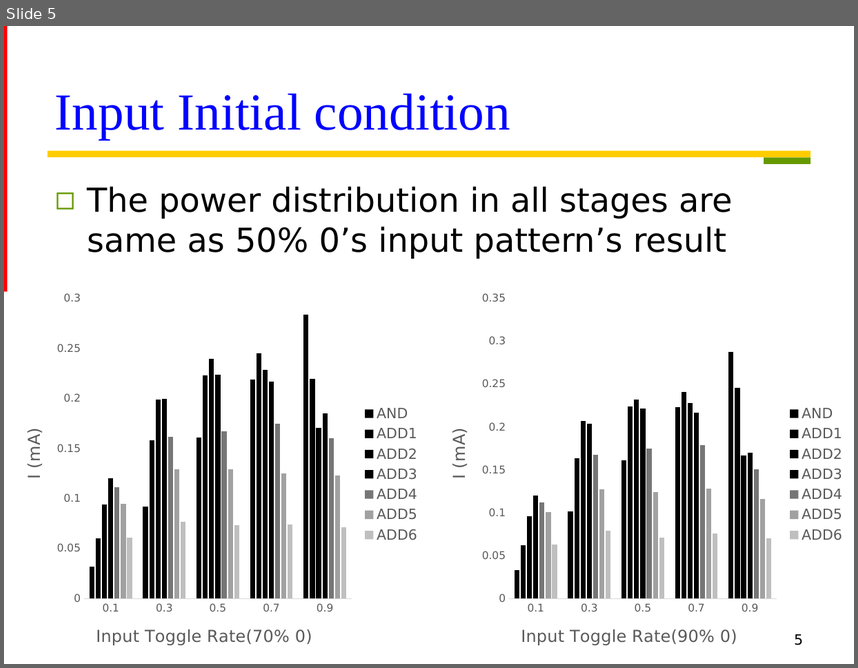
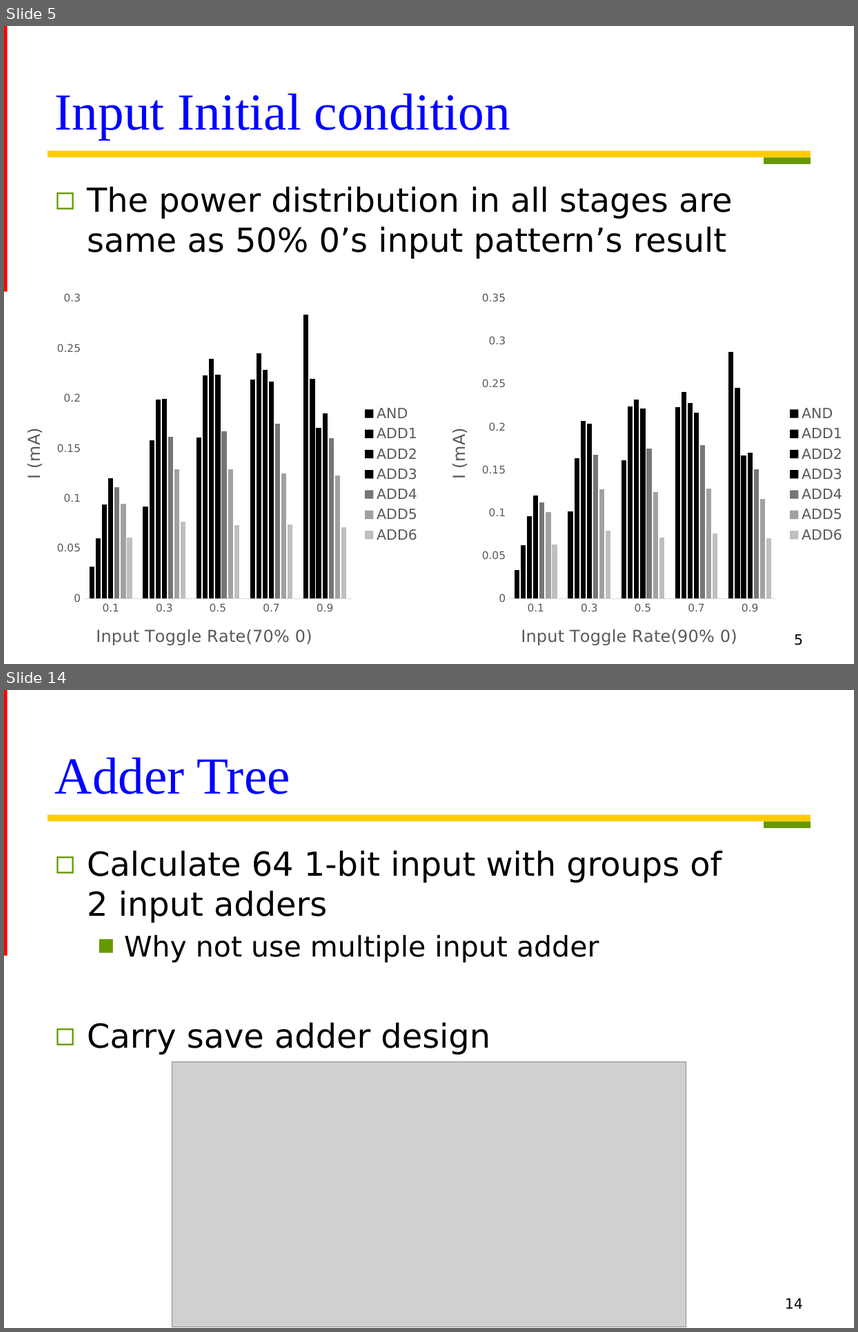
Before and after one commit to Oniontow/TTLiu_Project, a slide deck: tree/new_wood.pptx. Shown one above the other, each under a label of ours: slide 5 before the commit, slides 5 and 14 after it; the slides between them are not shown. The pictures are 858x668 and 858x1332 pixels, drawn with LibreOffice and Linux fonts; fonts in the diff are those of the drawing; grey boxes stand for pictures. Boxes give left, top, right and bottom in pixels: in the first picture for what was removed or moved away, otherwise in the second. Text is boxed around its words. In the diff, an @@ line names an element or a change of style, - is before the commit and + after.

```diff
--- a/tree/new_wood.pptx
+++ b/tree/new_wood.pptx
@@ slide 14 added at (4, 690, 854, 1328), background #FFFFFF; not listed: 3 template elements that a slide beside it also shows @@
@@ title added at (55, 757, 290, 794), 44 pt, text #0000FF @@
+Adder Tree
@@ text added at (87, 850, 722, 1054), 28 pt, text #000000 @@
+◻ Calculate 64 1-bit input with groups of
+  2 input adders
+  ■ Why not use multiple input adder
+◻ Carry save adder design
@@ picture added at (172, 1061, 686, 1327) @@
@@ page number added at (785, 1298, 803, 1308), 12 pt, text #000000 @@
+14
```
Also in this commit, not shown: 3 slides changed, 9 other slides added, 3 other files.
